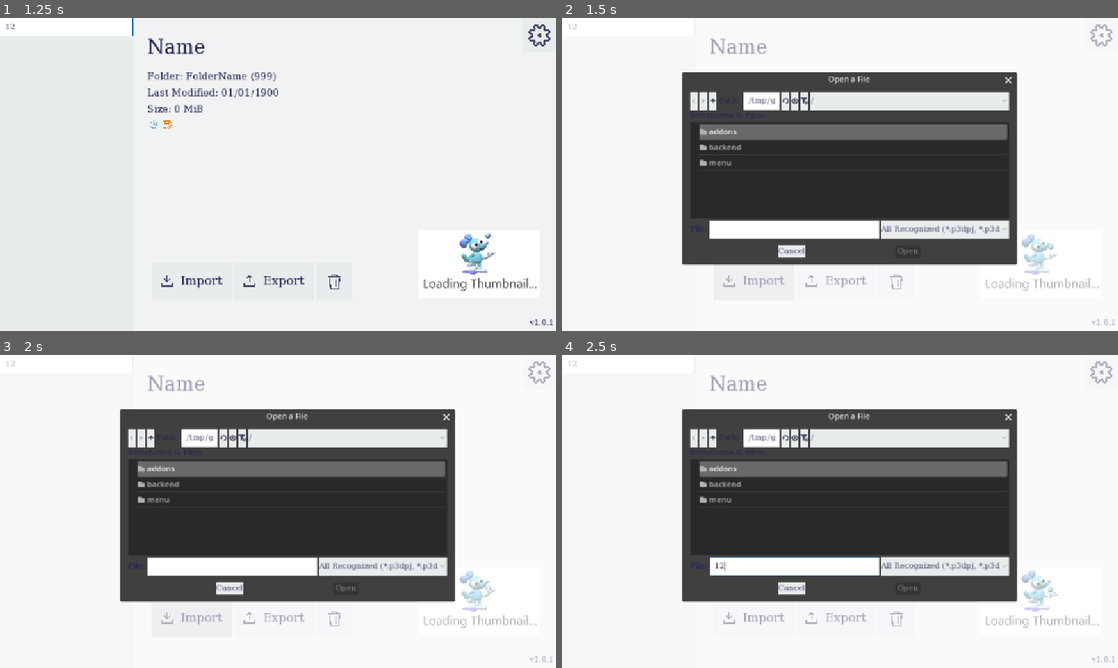
Above: before the commit, frames 1-4 (two rows, left to right).
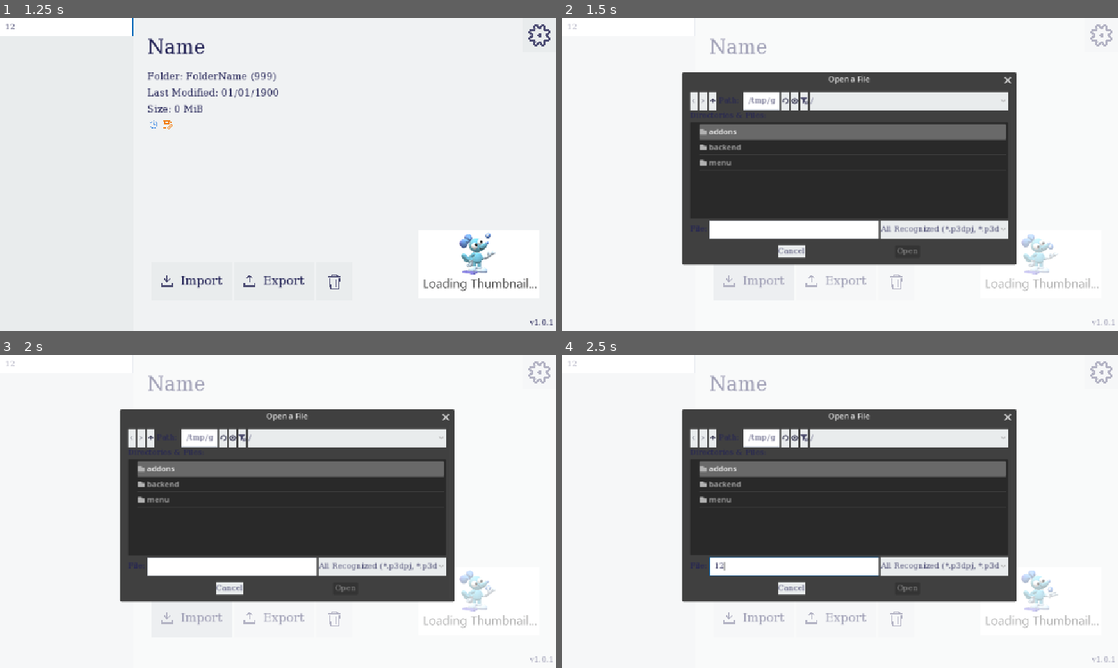
Above: after the commit, the same moments.

Repository: silkycell/Paint-3D-Project-Manager
Game: Godot game, scene res://menu/projects/projects_menu.tscn
Two runs of this game, one before a commit and one after it. Both use one fixed random seed, a clock stepped at 60 frames per second and the inputs below.
Inputs (mouse positions are in pixels of both pictures, inside the frame that each line leads up to):
- Up to frame 1 (1.25 s): click (66, 27) at 0.52 s; type "12" at 0.6 s
- Up to frame 2 (1.5 s): click (751, 280) at 1.25 s
- Up to frame 3 (2 s): no input
- Up to frame 4 (2.5 s): click (795, 567) at 2.02 s; type "12" at 2.1 s

Frame 1 is identical in both runs. In frame 2, 0.3% of the frame differs, in the area x 38-82%, y 17-80%; in frame 3, 0.3%; in frame 4, 0.3%.
Error in both runs: Out of bounds get index '0' (on base: 'Array[Project]') (res://backend/global_signal_handler.gd:3)

Commit message:
update credits

Diff:
--- a/menu/projects/projects_menu.tscn
+++ b/menu/projects/projects_menu.tscn
@@ -360,7 +360,7 @@
 theme_type_variation = &"HeaderLarge"
 theme_override_font_sizes/normal_font_size = 35
 bbcode_enabled = true
-text = "Created by [url=https://silkycell.straw.page]sylvia (silkycell)[/url]"
+text = "Created by [url=https://www.youtube.com/@kautaruma]KAUTARUMA[/url]"
 fit_content = true
 scroll_active = false
 autowrap_mode = 0
